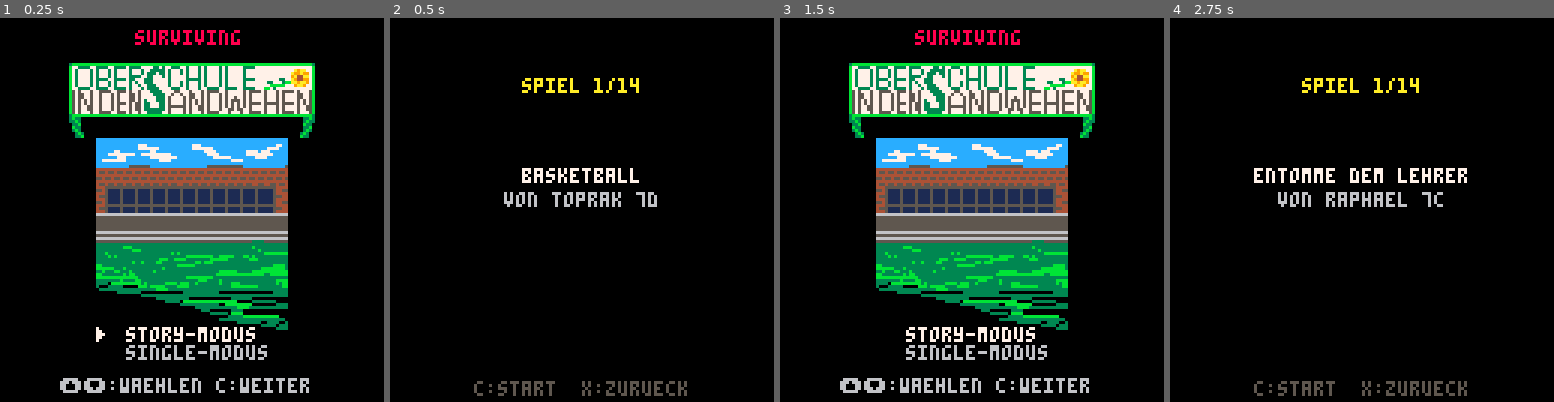
Above: before the commit, frames 1-4 (left to right).
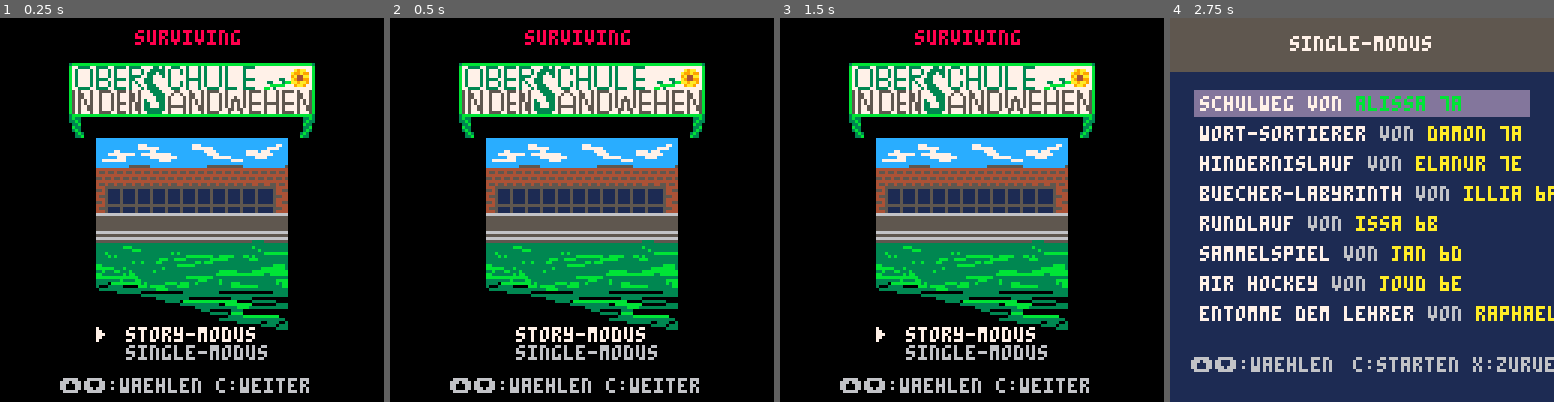
Above: after the commit, the same moments.

Repository: fpiesik/sursa_25-26
Game: PICO-8 cartridge sursa.p8
Same seed, same stepped clock (60 frames per second), same inputs: the game is played once before the commit and once after it.
Inputs:
- Up to frame 1 (0.25 s): no input
- Up to frame 2 (0.5 s): tap X (X key) at 0.33 s
- Up to frame 3 (1.5 s): tap O (Z key) at 0.7 s; tap X (X key) at 1.07 s
- Up to frame 4 (2.75 s): tap O (Z key) at 1.7, 2.1, 2.5 s; tap X (X key) at 1.85 s; hold Up 2.15-2.42 s

Frame 1 is identical in both runs. In frame 2, 34% of the frame differs, in the area x 15-83%, y 3-99%; in frame 3, less than 0.1%; in frame 4, 100%, in the area x 0-100%, y 0-100%.

Commit message:
Rahme Story-Modus mit Einschulung und Abschluss

Diff:
--- a/files/_abschluss.p8
+++ b/files/_abschluss.p8
@@ -26,6 +26,9 @@
 
 function _update()
 	upd_balloons()
+ if btnp(4) or btnp(5) then
+  load("sursa.p8")
+ end
 end
 
 function _draw()
--- a/files/_einschulung.p8
+++ b/files/_einschulung.p8
@@ -25,6 +25,9 @@
 
 function _update()
 	t=time()
+ if btnp(4) or btnp(5) then
+  load("sursa.p8")
+ end
 end
 
 function _draw()
--- a/sursa.p8
+++ b/sursa.p8
@@ -50,6 +50,7 @@
 -- cartdata works in pico-8 html exports.
 -- slots: 0 mode, 1 story pos,
 -- 2 lives, 3 result from level,
+-- 4 frame scene return,
 -- 10+ saved shuffled story order
 cartdata("surviving_sandwehen")
 
@@ -60,9 +61,27 @@
 timer=0
 lives=1
 story_pos=1
+story_count=6
 
 function _init()
 	music(0)
+ local scene=dget(4)
+ if scene>0 then
+  dset(4,0)
+  if scene==1 then
+   load_story_order()
+   story_pos=max(1,dget(1))
+   lives=max(0,dget(2))
+   state="intro"
+  else
+   dset(0,0)
+   dset(1,1)
+   dset(2,1)
+   dset(3,0)
+   state="title"
+  end
+  return
+ end
  local mode=dget(0)
  local result=dget(3)
  if result>0 then
@@ -94,7 +113,7 @@
 end
 
 function save_story_order()
- for i=1,#story_order do
+ for i=1,story_count do
   dset(9+i,story_order[i])
  end
 end
@@ -102,7 +121,7 @@
 function load_story_order()
  local ok=true
  story_order={}
- for i=1,#levels do
+ for i=1,story_count do
   local li=dget(9+i)
   if li<1 or li>#levels then ok=false end
   add(story_order,li)
@@ -114,8 +133,9 @@
  if result==1 then
   story_pos+=1
   dset(1,story_pos)
-  if story_pos>#story_order then
-   state="graduation"
+  if story_pos>story_count then
+   dset(4,2)
+   load("_abschluss.p8")
   else
    state="intro"
   end
@@ -152,7 +172,8 @@
  dset(1,story_pos)
  dset(2,lives)
  dset(3,0)
- state="intro"
+ dset(4,1)
+ load("_einschulung.p8")
 end
 
 function update_single()
@@ -298,7 +319,7 @@
  draw_story_picture(li)
  --rectfill(4,70,123,116,0)
  --rect(4,70,123,116,7)
- center_print("spiel "..story_pos.."/"..#story_order,20,10)
+ center_print("klasse "..(story_pos+4),20,10)
  center_print(level[2],50,7)
  center_print("von "..level[3],58,6)
  center_print("c:start  x:zurueck",121,5)
